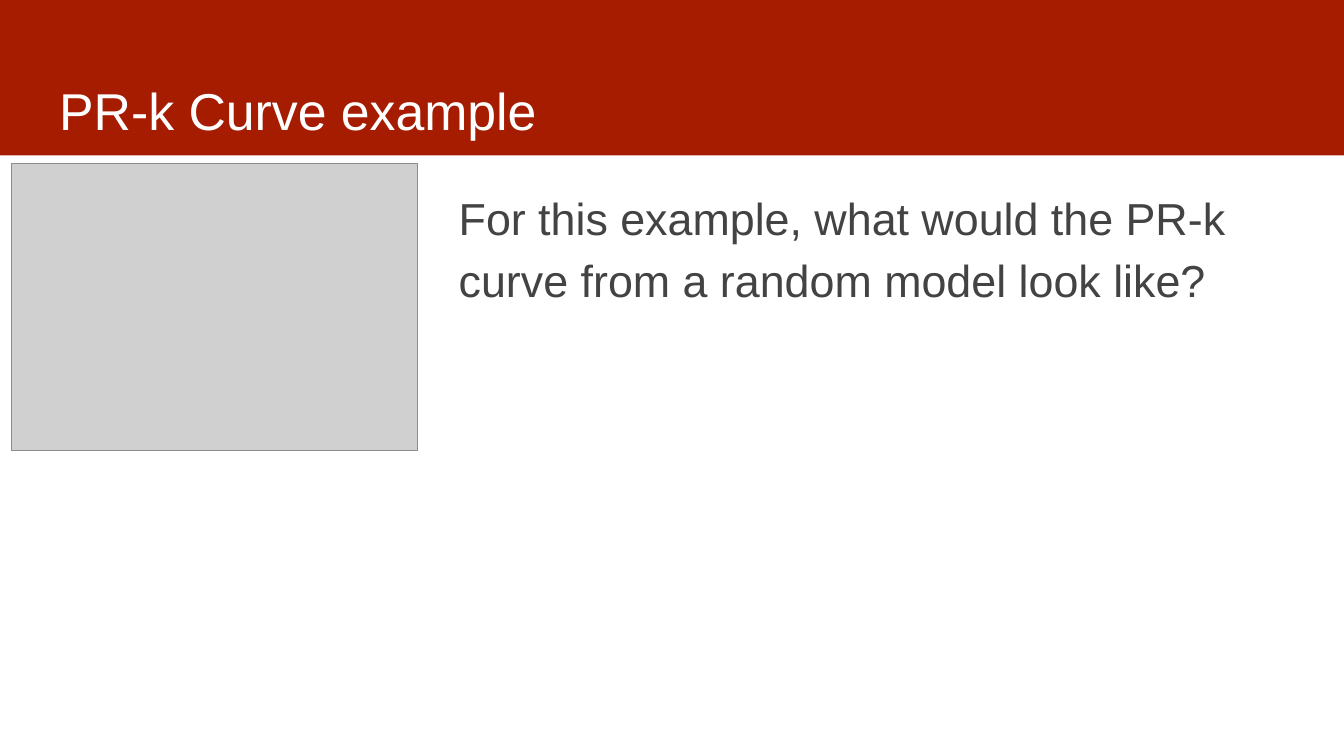
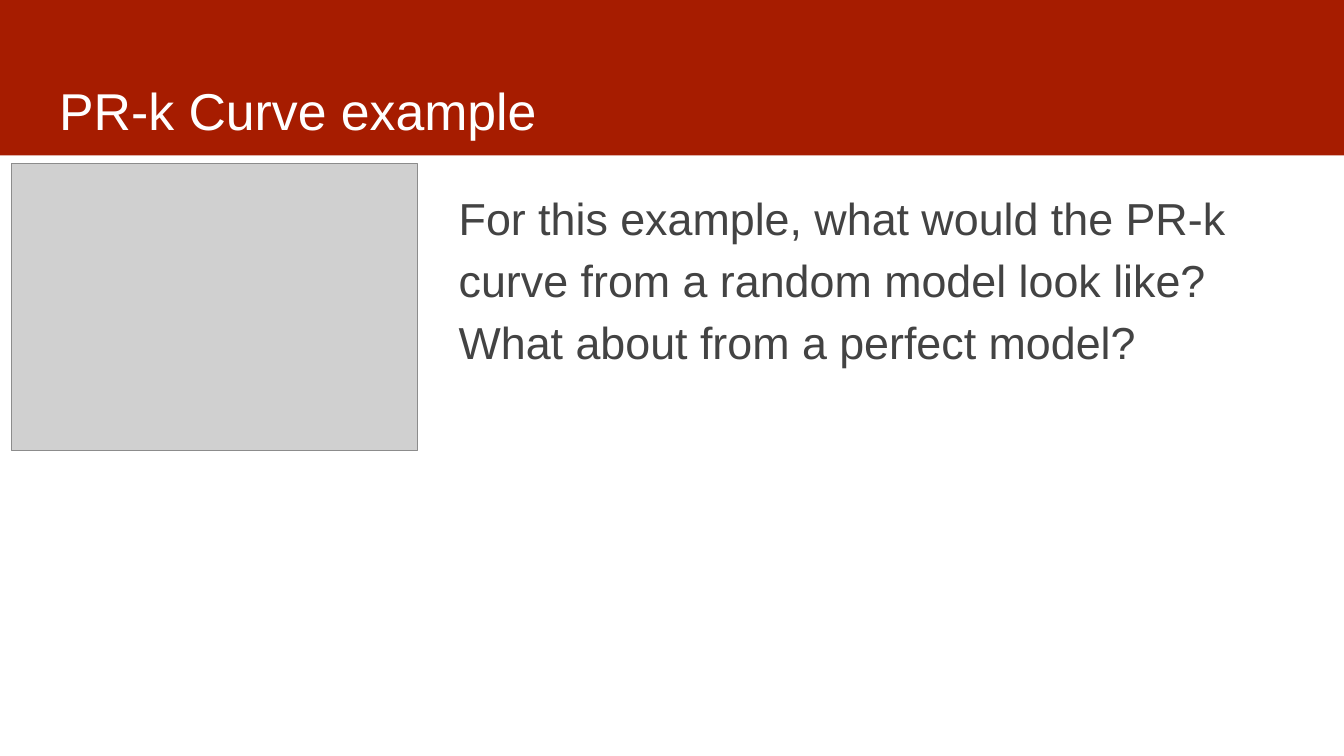
Before and after one commit to dssg/MLinPractice, a slide deck: slide 6 of Lectures/Lecture7-Features.pptx. Drawn at 1344x756 pixels with LibreOffice and Linux fonts; fonts in the diff are those of the drawing; grey boxes stand for pictures. Boxes give left, top, right and bottom in pixels: in the first picture for what was removed or moved away, otherwise in the second. Text is boxed around its words. In the diff, an @@ line names an element or a change of style, - is before the commit and + after.

Commit message:
old slides

```diff
--- a/Lectures/Lecture7-Features.pptx
+++ b/Lectures/Lecture7-Features.pptx
@@ text at box(459, 202, 1226, 368): text changed @@
-For this example, what would the PR-k curve from a random model look like?
+For this example, what would the PR-k curve from a random model look like? What about from a perfect model?
```
